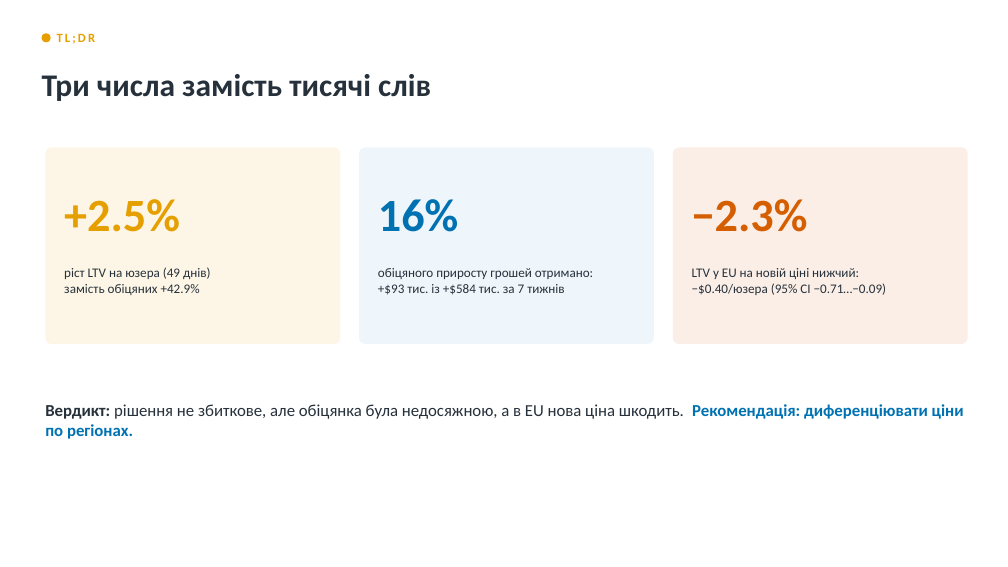
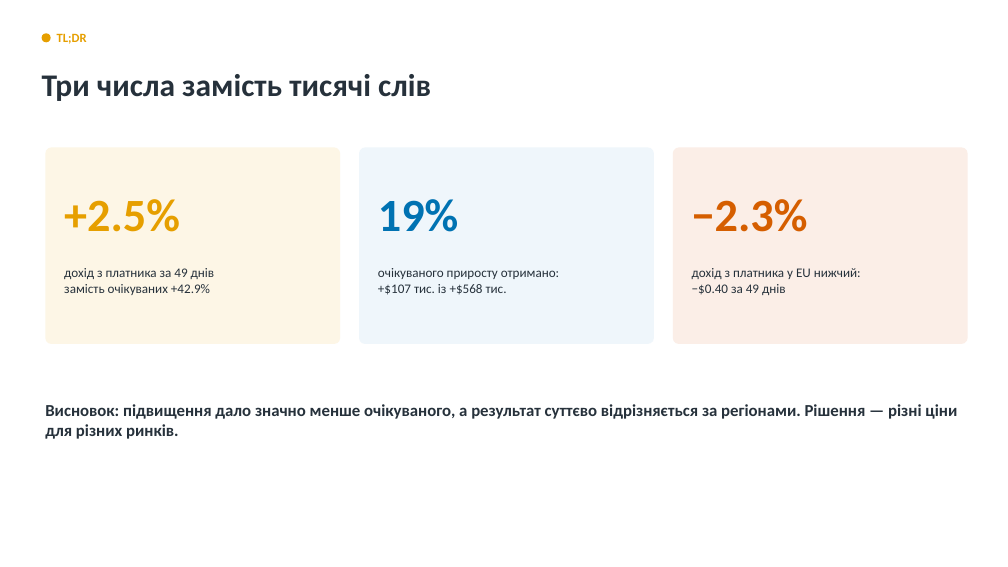
Before and after one commit to Trigger111/amo-case-nepop, a slide deck: slide 3 of AMO_case_presentation.pptx. Drawn at 1008x567 pixels with LibreOffice and Linux fonts; fonts in the diff are those of the drawing. Boxes give left, top, right and bottom in pixels: in the first picture for what was removed or moved away, otherwise in the second. Text is boxed around its words. In the diff, an @@ line names an element or a change of style, - is before the commit and + after.

```diff
--- a/AMO_case_presentation.pptx
+++ b/AMO_case_presentation.pptx
@@ text "TL;DR" at [57,33,87,44]: letter spacing 2 to 0 pt @@
@@ text at [378,199,458,232]: text changed @@
-16%
+19%
@@ text at [64,268,215,295]: text changed @@
-ріст LTV на юзера (49 днів)
-замість обіцяних +42.9%
+дохід з платника за 49 днів
+замість очікуваних +42.9%
@@ text at [378,268,559,295]: text changed @@
-обіцяного приросту грошей отримано:
-+$93 тис. із +$584 тис. за 7 тижнів
+очікуваного приросту отримано:
++$107 тис. із +$568 тис.
@@ text at [692,268,861,295]: text changed @@
-LTV у EU на новій ціні нижчий:
-−$0.40/юзера (95% CI −0.71…−0.09)
+дохід з платника у EU нижчий:
+−$0.40 за 49 днів
@@ text at [45,404,957,439]: text changed; bold on @@
-Вердикт: рішення не збиткове, але обіцянка була недосяжною, а в EU нова ціна шкодить. Рекомендація: диференціювати ціни по регіонах.
+Висновок: підвищення дало значно менше очікуваного, а результат суттєво відрізняється за регіонами. Рішення — різні ціни для різних ринків.
```
Also in this commit, not shown: 11 other slides changed, 1 slide added, 1 slide removed, 2 other files.
